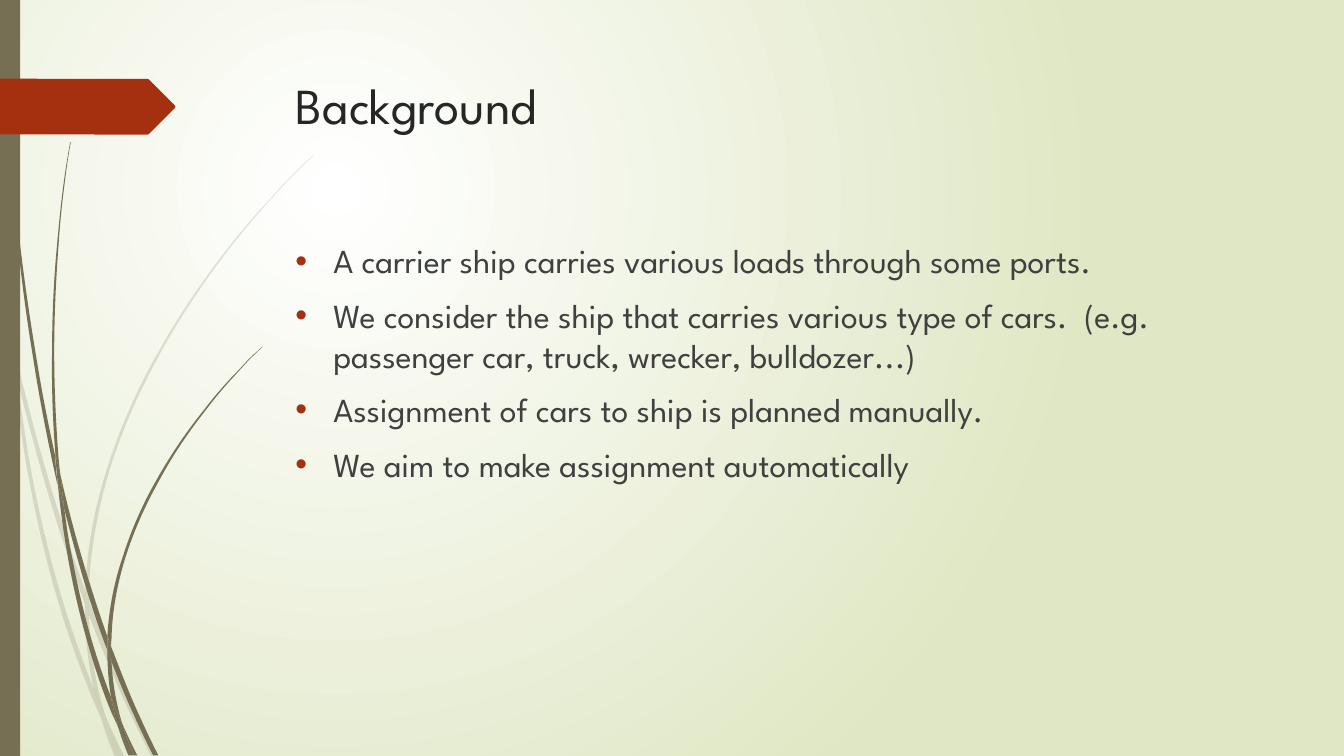
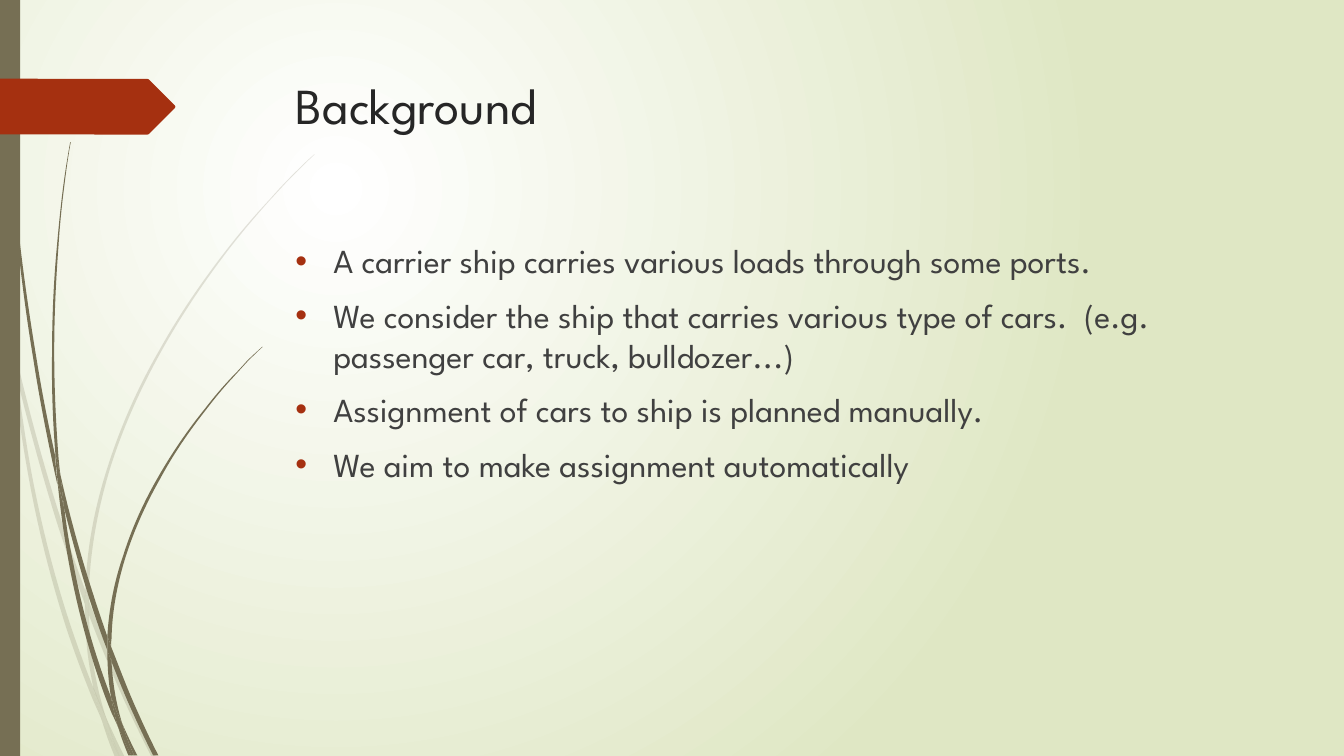
Before and after one commit to r-kurosu/kline_new, a slide deck: slide 3 of 中間報告.pptx. Drawn at 1344x756 pixels with LibreOffice and Linux fonts; fonts in the diff are those of the drawing. Boxes give left, top, right and bottom in pixels: in the first picture for what was removed or moved away, otherwise in the second. Text is boxed around its words. In the diff, an @@ line names an element or a change of style, - is before the commit and + after.

```diff
--- a/中間報告.pptx
+++ b/中間報告.pptx
@@ text at (333, 304, 1149, 376): text changed @@
-• We consider the ship that carries various type of cars. (e.g. passenger car, truck, wrecker, bulldozer...)
+• We consider the ship that carries various type of cars. (e.g. passenger car, truck, bulldozer...)
```
Also in this commit, not shown: 7 other slides changed, 3 other files.
